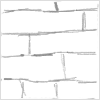
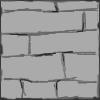
Layer changes from the first 100×100 image to the second:
moved "Прямоугольник 1" above "Слой 0" over (0, 0, 100, 100)
removed layer "Слой 3 копия" over (0, 1, 100, 100)
showed "Слой 4", painted on it over (0, 0, 100, 100)
added layer "Прямоугольник 2" above "Слой 3 копия 3" over (0, 0, 100, 100)
added layer "Слой 3 копия 3" above "Слой 3" over (0, 1, 100, 100)
showed "Слой 1" over (0, 0, 100, 100)
